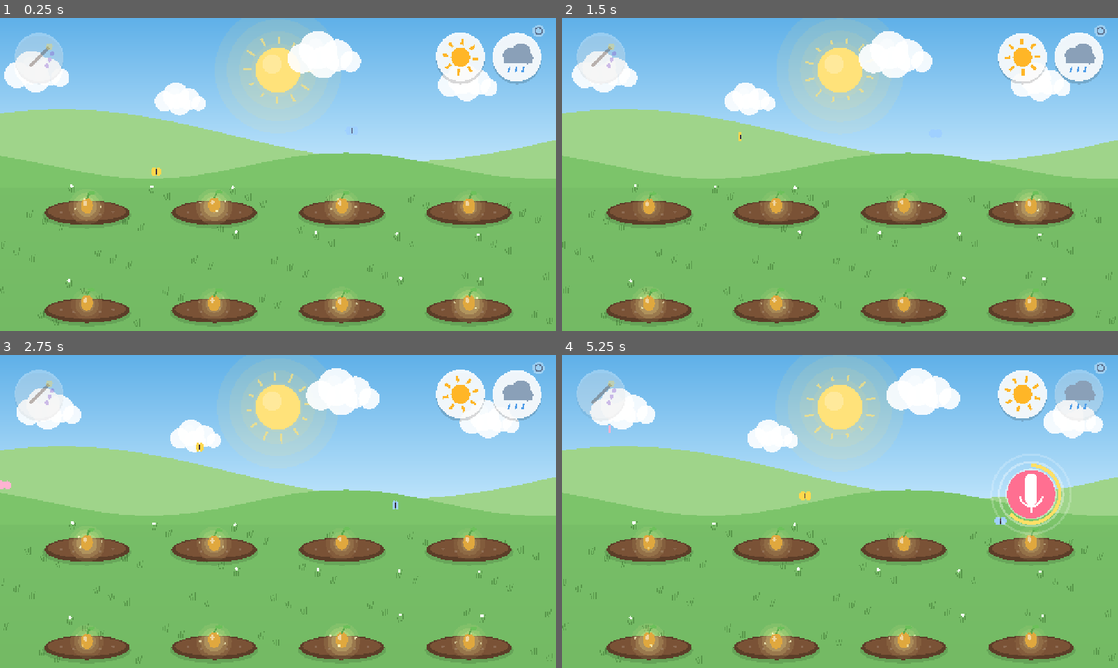
Above: before the commit, frames 1-4 (two rows, left to right).
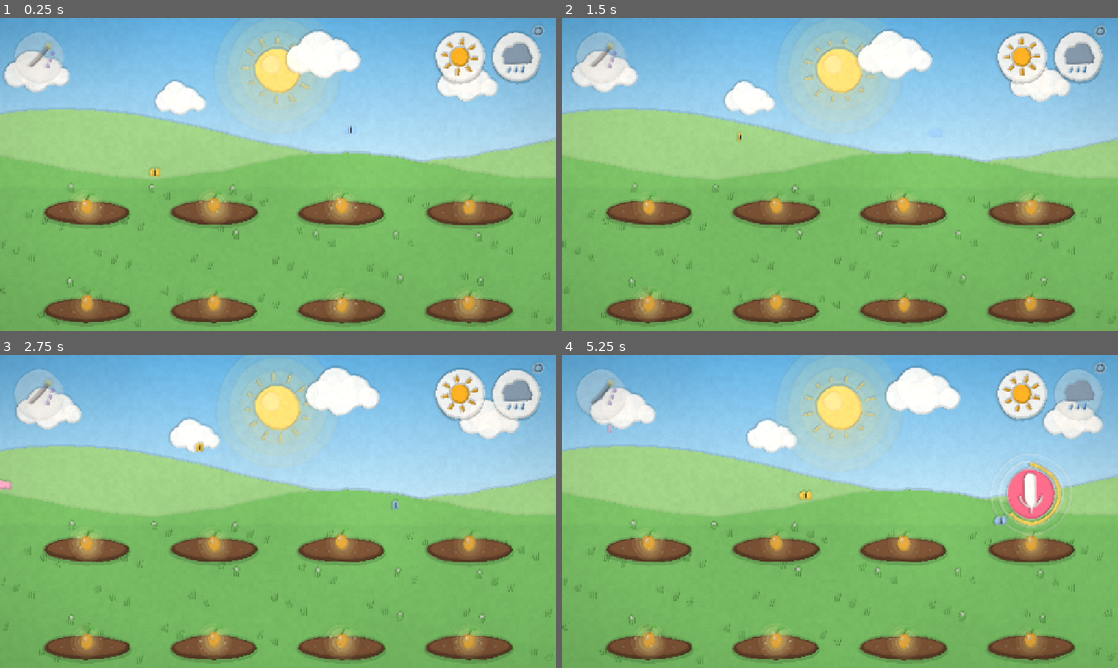
Above: after the commit, the same moments.

Repository: pinkysworld/Summgarten
Game: Godot game, scene res://scenes/main.tscn
Two runs of this game, one before a commit and one after it. Both use one fixed random seed, a clock stepped at 60 frames per second and the inputs below.
Inputs (mouse positions are in pixels of both pictures, inside the frame that each line leads up to):
- Up to frame 1 (0.25 s): no input
- Up to frame 2 (1.5 s): move the mouse to (962, 158) at 0.52 s; click (962, 158) at 0.67 s; move the mouse to (728, 190) at 1.27 s; click (728, 190) at 1.42 s
- Up to frame 3 (2.75 s): move the mouse to (333, 442) at 2.02 s; click (333, 442) at 2.17 s
- Up to frame 4 (5.25 s): move the mouse to (812, 574) at 2.77 s; click (812, 574) at 2.92 s; move the mouse to (1006, 558) at 3.52 s; click (1006, 558) at 3.67 s; move the mouse to (673, 464) at 4.27 s; click (673, 464) at 4.42 s; move the mouse to (867, 511) at 5.02 s; click (867, 511) at 5.17 s

The runs differ from the first frame. In frame 1, 6.2% of the frame differs, in the area x 0-100%, y 0-99%; in frame 2, 6.2%; in frame 3, 6.3%; in frame 4, 6.9%.

Commit message:
1.3: Persönlichkeit, Papier-Shader, Geräuschkulisse, Konzert-Export und Tageslänge im Elternbereich

Diff:
--- a/project.godot
+++ b/project.godot
@@ -5,7 +5,7 @@
 
 config/name="Klanggarten"
 config/description="Dein Kind komponiert mit seiner eigenen Stimme."
-config/version="1.2.0"
+config/version="1.3.0"
 run/main_scene="res://scenes/main.tscn"
 config/features=PackedStringArray("4.7", "GL Compatibility")
 boot_splash/bg_color=Color(0.53, 0.78, 0.93, 1)
--- a/scripts/audio.gd
+++ b/scripts/audio.gd
@@ -13,6 +13,9 @@
 var _next := 0
 var _music: Array[AudioStreamPlayer] = []
 var _next_music := 0
+var _ambient: Array[AudioStreamPlayer] = []
+var _next_amb := 0
+var _rain: AudioStreamPlayer
 var _buffer := PackedFloat32Array()
 
 
@@ -47,6 +50,24 @@
 		mp.bus = "Music"
 		add_child(mp)
 		_music.append(mp)
+
+	var amb := AudioServer.bus_count
+	AudioServer.add_bus(amb)
+	AudioServer.set_bus_name(amb, "Ambient")
+	AudioServer.set_bus_send(amb, "Master")
+	AudioServer.set_bus_volume_db(amb, -14.0)
+	for i in 3:
+		var ap := AudioStreamPlayer.new()
+		ap.bus = "Ambient"
+		add_child(ap)
+		_ambient.append(ap)
+	_rain = AudioStreamPlayer.new()
+	_rain.bus = "Ambient"
+	var rain_wav := SoundLab.make_wav(SoundLab.ambient(2), 22050)
+	rain_wav.loop_mode = AudioStreamWAV.LOOP_FORWARD
+	rain_wav.loop_end = rain_wav.data.size() / 2
+	_rain.stream = rain_wav
+	add_child(_rain)
 
 	_mic_player = AudioStreamPlayer.new()
 	_mic_player.stream = AudioStreamMicrophone.new()
@@ -118,3 +139,19 @@
 	p.volume_db = volume_db
 	p.pitch_scale = pow(2.0, shift / 12.0)
 	p.play()
+
+
+func play_ambient(stream: AudioStream, pitch := 1.0, volume_db := 0.0) -> void:
+	var p := _ambient[_next_amb]
+	_next_amb = (_next_amb + 1) % _ambient.size()
+	p.stream = stream
+	p.pitch_scale = pitch
+	p.volume_db = volume_db
+	p.play()
+
+
+func set_rain(on: bool) -> void:
+	if on and not _rain.playing:
+		_rain.play()
+	elif not on:
+		_rain.stop()
--- a/scripts/creature.gd
+++ b/scripts/creature.gd
@@ -16,7 +16,15 @@
 var stream: AudioStream
 var freq := 261.63
 
+signal sang(who: Node2D)
+
 var grow := 0.0
+var _look := Vector2.ZERO ## where the eyes point, -1..1
+var _look_target := Vector2.ZERO
+var _look_hold := 0.0
+var _blink := 0.0
+var _next_blink := randf_range(1.5, 4.5)
+var _bob := 0.0
 var bow_amt := 0.0
 var hop := 0.0
 var sing_amp := 0.0
@@ -45,6 +53,7 @@
 
 func sing(shift: float) -> void:
 	Audio.play(stream, freq, shift)
+	sang.emit(self)
 	var tw := create_tween()
 	tw.tween_property(self, "sing_amp", 1.0, 0.08)
 	tw.tween_property(self, "sing_amp", 0.0, 0.6).set_trans(Tween.TRANS_SINE)
@@ -67,6 +76,17 @@
 	tw.tween_property(self, "hop", 0.0, 0.25).set_ease(Tween.EASE_IN).set_trans(Tween.TRANS_QUAD)
 
 
+## A neighbour sang: look at it and bob along a little.
+func notice(from: Vector2) -> void:
+	if sleeping:
+		return
+	_look_target = (from - global_position).normalized()
+	_look_hold = 1.6
+	var tw := create_tween()
+	tw.tween_property(self, "_bob", 1.0, 0.12)
+	tw.tween_property(self, "_bob", 0.0, 0.3)
+
+
 func radius() -> float:
 	return 80.0 * SIZES[loud]
 
@@ -74,6 +94,18 @@
 func _process(delta: float) -> void:
 	_t += delta
 	_sleep_blend = move_toward(_sleep_blend, 1.0 if sleeping else 0.0, delta * 0.7)
+	_look_hold -= delta
+	if _look_hold <= 0.0:
+		_look_target = Vector2.ZERO
+		if randf() < delta * 0.3:
+			_look_target = Vector2(randf_range(-1, 1), randf_range(-0.5, 0.5))
+			_look_hold = randf_range(0.8, 2.0)
+	_look = _look.lerp(_look_target, minf(1.0, delta * 8.0))
+	_next_blink -= delta
+	if _next_blink <= 0.0:
+		_blink = 1.0
+		_next_blink = randf_range(2.0, 5.0)
+	_blink = maxf(0.0, _blink - delta * 7.0)
 	for n in _notes:
 		n[2] += delta
 		if n[2] > 0.0:
@@ -100,8 +132,8 @@
 	draw_colored_polygon(sh, Color(0, 0, 0, 0.18))
 	var sway := sin(_t * (0.6 if sleeping else 1.6)) * 0.05 * (1.0 - _sleep_blend * 0.7)
 	var squash := 1.0 + 0.18 * sing_amp
-	var lean := sway + bow_amt * 0.45
-	draw_set_transform(Vector2(0, -hop * 40.0), lean, Vector2(s / sqrt(squash), s * squash * (1.0 - bow_amt * 0.12)))
+	var lean := sway + bow_amt * 0.45 + _look.x * 0.06
+	draw_set_transform(Vector2(0, -hop * 40.0 - _bob * 8.0), lean, Vector2(s / sqrt(squash), s * squash * (1.0 - bow_amt * 0.12)))
 	var col: Color = COLORS[pitch][loud]
 	col = col.lerp(Color("4a4f7a"), _sleep_blend * 0.45)
 	match pitch:
@@ -213,11 +245,12 @@
 	var eye_dx := 14.0 * k
 	for side in [-1, 1]:
 		var e := c + Vector2(side * eye_dx, -6 * k)
-		if _sleep_blend > 0.5:
+		if _sleep_blend > 0.5 or _blink > 0.3:
 			draw_arc(e, 6 * k, 0.2, PI - 0.2, 8, ink, 3.0)
 		else:
 			draw_circle(e, 8 * k, Color.WHITE)
-			draw_circle(e + Vector2(0, 1), 4.5 * k, ink)
+			draw_circle(e + Vector2(0, 1) + _look * 3.0 * k, 4.5 * k, ink)
+			draw_circle(e + Vector2(-1.5, -1.5) * k + _look * 3.0 * k, 1.6 * k, Color.WHITE)
 	draw_circle(c + Vector2(-22 * k, 6 * k), 5 * k, Color(1, 0.5, 0.6, 0.5))
 	draw_circle(c + Vector2(22 * k, 6 * k), 5 * k, Color(1, 0.5, 0.6, 0.5))
 	var m := c + Vector2(0, 10 * k)
--- a/scripts/main.gd
+++ b/scripts/main.gd
@@ -5,7 +5,6 @@
 const ParentPanel := preload("res://scripts/parent_panel.gd")
 
 const SAVE_PATH := "user://garden.json"
-const DAY_LENGTH := 360.0 # seconds until the garden falls asleep
 const BED_POSITIONS := [
 	Vector2(200, 440), Vector2(493, 440), Vector2(787, 440), Vector2(1080, 440),
 	Vector2(200, 665), Vector2(493, 665), Vector2(787, 665), Vector2(1080, 665),
@@ -24,7 +23,7 @@
 var day_time := 0.0
 var beds: Array = [] ## creature node or null per bed
 var bed_data: Array = [] ## saved description per bed or null
-var settings := {"mic": true, "volume": 0.8}
+var settings := {"mic": true, "volume": 0.8, "day_minutes": 6}
 
 var _rec_bed := -1
 var _rec_time := 0.0
@@ -37,6 +36,10 @@
 var _bass: AudioStreamWAV
 var _pluck: AudioStreamWAV
 var _plop: AudioStreamWAV
+var _bird: AudioStreamWAV
+var _cricket: AudioStreamWAV
+var _yawn: AudioStreamWAV
+var _amb_timer := 3.0
 var _presses := {} ## button centre -> time pressed
 var _confetti: Array = [] ## [pos, vel, age, color, spin]
 var _overlay := Node2D.new()
@@ -50,7 +53,20 @@
 		_rain.append(Vector2(randf() * 1400 - 60, randf() * 760))
 	_bass = SoundLab.make_wav(SoundLab.instrument(0, SoundLab.BASE_FREQ / 2.0), 22050)
 	_pluck = SoundLab.make_wav(SoundLab.instrument(1, SoundLab.BASE_FREQ * 2.0), 22050)
+	_bird = SoundLab.make_wav(SoundLab.ambient(0), 22050)
+	_cricket = SoundLab.make_wav(SoundLab.ambient(1), 22050)
+	_yawn = SoundLab.make_wav(SoundLab.ambient(3), 22050)
 	_plop = SoundLab.make_wav(SoundLab.instrument(2, 520.0), 22050)
+	var paper := CanvasLayer.new()
+	paper.layer = 5
+	var rect := ColorRect.new()
+	rect.set_anchors_preset(Control.PRESET_FULL_RECT)
+	rect.mouse_filter = Control.MOUSE_FILTER_IGNORE
+	var mat := ShaderMaterial.new()
+	mat.shader = load("res://shaders/paper.gdshader")
+	rect.material = mat
+	paper.add_child(rect)
+	add_child(paper)
 	_overlay.z_index = 10
 	_overlay.draw.connect(_draw_overlay)
 	add_child(_overlay)
@@ -160,6 +176,7 @@
 	c.setup(pitch, loud, wav, freq)
 	add_child(c)
 	beds[i] = c
+	c.sang.connect(_on_sang)
 	if fresh:
 		c.grow_in()
 		get_tree().create_timer(0.9).timeout.connect(func(): if is_instance_valid(c): c.sing(_shift()))
@@ -222,6 +239,89 @@
 			_confetti.append([origin, Vector2(cos(a), sin(a)) * randf_range(140, 260), -burst * 0.25, cols[(i + burst) % cols.size()], randf() * TAU])
 
 
+## Seconds until the garden falls asleep (parents choose 4, 6 or 10 minutes).
+func day_length() -> float:
+	return float(settings.get("day_minutes", 6)) * 60.0
+
+
+## Renders the garden concert (melody, pairs, finale, soft bass) to a WAV in
+## the user's Documents folder. Returns the path, or "" if nothing to render.
+func export_concert() -> String:
+	var singers := beds.filter(func(c): return c != null)
+	if singers.is_empty():
+		return ""
+	var rate := 22050
+	var beat := 60.0 / _bpm()
+	var events := [] # [creature, start_seconds]
+	var t := 0.5
+	for c in singers:
+		events.append([c, t])
+		t += beat
+	for k in range(0, singers.size(), 2):
+		for c in singers.slice(k, k + 2):
+			events.append([c, t])
+		t += beat
+	for c in singers:
+		events.append([c, t])
+	var total := t + 2.5
+	var mix := PackedFloat32Array()
+	mix.resize(int(total * rate))
+	for e in events:
+		var c = e[0]
+		var src := _wav_to_floats(c.stream)
+		var step: float = SoundLab.pitch_scale_for(c.freq, _shift()) * float(c.stream.mix_rate) / rate
+		var start := int(float(e[1]) * rate)
+		var j := 0.0
+		var o := start
+		while int(j) < src.size() - 1 and o < mix.size():
+			var a := int(j)
+			mix[o] += lerpf(src[a], src[a + 1], j - a) * 0.6
+			j += step
+			o += 1
+	var bass := SoundLab.instrument(0, SoundLab.BASE_FREQ / 2.0 * pow(2.0, _shift() / 12.0))
+	var roots := [0.0, -3.0, 0.0, -5.0]
+	var bt := 0.5
+	var bar := 0
+	while bt < t + 1.0:
+		var ratio := pow(2.0, float(roots[bar % 4]) / 12.0)
+		var start := int(bt * rate)
+		var j := 0.0
+		var o := start
+		while int(j) < bass.size() - 1 and o < mix.size():
+			mix[o] += bass[int(j)] * 0.25
+			j += ratio
+			o += 1
+		bt += beat * 2.0
+		bar += 1
+	var peak := 0.0
+	for v in mix:
+		peak = maxf(peak, absf(v))
+	if peak > 0.95:
+		for i in mix.size():
+			mix[i] *= 0.95 / peak
+	var stamp := Time.get_datetime_string_from_system().replace(":", "-").replace("T", "_")
+	var dir := OS.get_system_dir(OS.SYSTEM_DIR_DOCUMENTS)
+	if dir.is_empty():
+		dir = OS.get_user_data_dir()
+	var path := dir.path_join("Klanggarten-Konzert-%s.wav" % stamp)
+	var err := SoundLab.make_wav(mix, rate).save_to_wav(path)
+	return path if err == OK else ""
+
+
+func _wav_to_floats(w: AudioStreamWAV) -> PackedFloat32Array:
+	var out := PackedFloat32Array()
+	out.resize(w.data.size() / 2)
+	for i in out.size():
+		out[i] = w.data.decode_s16(i * 2) / 32768.0
+	return out
+
+
+func _on_sang(who: Node2D) -> void:
+	for c in beds:
+		if c and c != who:
+			c.notice(who.global_position)
+
+
 func _set_weather(w: Weather) -> void:
 	weather = w
 	for c in beds:
@@ -254,9 +354,13 @@
 		_rec_bed = -1
 	state = State.NIGHT
 	weather = Weather.NONE
+	var delay := 0.3
 	for c in beds:
 		if c:
 			c.sleeping = true
+			var pitch := randf_range(0.8, 1.4)
+			get_tree().create_timer(delay).timeout.connect(func(): Audio.play_ambient(_yawn, pitch, 6.0))
+			delay += 0.7
 
 
 func _wake_up() -> void:
@@ -274,9 +378,10 @@
 	_t += delta
 	if state != State.NIGHT:
 		day_time += delta
-		if day_time >= DAY_LENGTH and state == State.DAY:
+		if day_time >= day_length() and state == State.DAY:
 			_go_to_sleep()
 	_tick_music(delta)
+	_tick_ambience(delta)
 	for cf in _confetti:
 		cf[2] += delta
 		if cf[2] > 0.0:
@@ -298,6 +403,23 @@
 	_overlay.queue_redraw()
 
 
+func _tick_ambience(delta: float) -> void:
+	Audio.set_rain(weather == Weather.RAIN and state != State.RECORDING)
+	if state == State.RECORDING:
+		return
+	_amb_timer -= delta
+	if _amb_timer > 0.0:
+		return
+	if state == State.NIGHT:
+		Audio.play_ambient(_cricket, randf_range(0.9, 1.1), randf_range(-6.0, 0.0))
+		_amb_timer = randf_range(1.2, 3.0)
+	elif weather != Weather.RAIN and _evening() < 0.6:
+		Audio.play_ambient(_bird, randf_range(0.8, 1.3), randf_range(-8.0, -2.0))
+		_amb_timer = randf_range(4.0, 10.0)
+	else:
+		_amb_timer = 2.0
+
+
 ## Gentle accompaniment: bass on 1 and 3, music-box notes on the off-beats.
 ## Quiet while recording so the child can hear itself; silent at night.
 func _tick_music(delta: float) -> void:
@@ -324,7 +446,7 @@
 func _evening() -> float:
 	if state == State.NIGHT:
 		return 1.0
-	return clampf((day_time - DAY_LENGTH * 0.8) / (DAY_LENGTH * 0.2), 0.0, 1.0)
+	return clampf((day_time - day_length() * 0.8) / (day_length() * 0.2), 0.0, 1.0)
 
 
 func _draw() -> void:
@@ -565,6 +687,7 @@
 	_panel.changed.connect(_on_settings_changed)
 	_panel.delete_recordings.connect(_delete_recordings)
 	_panel.clear_garden.connect(_clear_garden)
+	_panel.exporter = export_concert
 	_panel.tree_exited.connect(func(): _panel = null)
 	add_child(_panel)
 
--- a/scripts/parent_panel.gd
+++ b/scripts/parent_panel.gd
@@ -6,6 +6,7 @@
 signal clear_garden
 
 var settings := {}
+var exporter: Callable ## returns the saved file path or ""
 var _box: VBoxContainer
 var _answer := 0
 
@@ -24,11 +25,11 @@
 	var style := StyleBoxFlat.new()
 	style.bg_color = Color("fbf7ee")
 	style.set_corner_radius_all(18)
-	style.set_content_margin_all(28)
+	style.set_content_margin_all(22)
 	panel.add_theme_stylebox_override("panel", style)
 	center.add_child(panel)
 	_box = VBoxContainer.new()
-	_box.add_theme_constant_override("separation", 14)
+	_box.add_theme_constant_override("separation", 8)
 	panel.add_child(_box)
 	_show_gate()
 
@@ -52,8 +53,8 @@
 func _button(text: String, cb: Callable) -> Button:
 	var b := Button.new()
 	b.text = text
-	b.custom_minimum_size = Vector2(0, 52)
-	b.add_theme_font_size_override("font_size", 22)
+	b.custom_minimum_size = Vector2(0, 44)
+	b.add_theme_font_size_override("font_size", 20)
 	b.pressed.connect(cb)
 	_box.add_child(b)
 	return b
@@ -92,7 +93,9 @@
 
 	var mic := CheckButton.new()
 	mic.text = "Mikrofon verwenden"
-	mic.add_theme_font_size_override("font_size", 22)
+	mic.add_theme_font_size_override("font_size", 20)
+	for state in ["font_color", "font_pressed_color", "font_hover_color", "font_hover_pressed_color", "font_focus_color"]:
+		mic.add_theme_color_override(state, Color("2b2340"))
 	mic.button_pressed = settings.mic
 	mic.toggled.connect(func(on):
 		settings.mic = on
@@ -100,7 +103,7 @@
 	_box.add_child(mic)
 	_label("Ohne Mikrofon wachsen Wesen mit eingebauten Klängen.", 16)
 
-	_label("Lautstärke", 20)
+	_label("Lautstärke", 18)
 	var vol := HSlider.new()
 	vol.min_value = 0.0
 	vol.max_value = 1.0
@@ -111,6 +114,26 @@
 		settings.volume = v
 		changed.emit(settings))
 	_box.add_child(vol)
+
+	_label("Der Garten schläft ein nach", 18)
+	var day := OptionButton.new()
+	day.add_theme_font_size_override("font_size", 20)
+	for m in [4, 6, 10]:
+		day.add_item("%d Minuten" % m, m)
+	day.select([4, 6, 10].find(int(settings.get("day_minutes", 6))))
+	day.item_selected.connect(func(idx):
+		settings.day_minutes = day.get_item_id(idx)
+		changed.emit(settings))
+	_box.add_child(day)
+
+	var exp := _button("Konzert als Audiodatei speichern", func(): pass)
+	var exp_info := _label("", 15)
+	exp.pressed.connect(func():
+		var path: String = exporter.call() if exporter.is_valid() else ""
+		if path.is_empty():
+			exp_info.text = "Noch keine Wesen im Garten."
+		else:
+			exp_info.text = "Gespeichert: " + path)
 
 	var del := _button("Alle Aufnahmen löschen", func(): pass)
 	del.pressed.connect(func():
@@ -130,5 +153,5 @@
 			clr.text = "Wirklich den ganzen Garten leeren?")
 
 	_label("Aufnahmen bleiben nur auf diesem Gerät. Kein Upload, keine Werbung, keine Analyse.", 15)
-	_label("Klanggarten %s" % ProjectSettings.get_setting("application/config/version"), 14)
+	_label("Klanggarten %s" % ProjectSettings.get_setting("application/config/version"), 12)
 	_button("Zurück zum Garten", queue_free)
--- a/scripts/sound_lab.gd
+++ b/scripts/sound_lab.gd
@@ -239,3 +239,52 @@
 				v = sin(phase) * minf(1.0, t / 0.002) * exp(-t * 25.0) * 0.7
 		out[i] = v
 	return out
+
+
+## Ambience: 0 = bird chirp, 1 = cricket, 2 = rain (seamless loop), 3 = yawn.
+static func ambient(kind: int, rate: int = 22050, seed_value: int = 1) -> PackedFloat32Array:
+	var rng := RandomNumberGenerator.new()
+	rng.seed = seed_value
+	var length: float = [0.5, 0.6, 2.0, 1.3][kind]
+	var n := int(rate * length)
+	var out := PackedFloat32Array()
+	out.resize(n)
+	var phase := 0.0
+	var lp := 0.0
+	var lp2 := 0.0
+	for i in n:
+		var t := float(i) / rate
+		var v := 0.0
+		match kind:
+			0:
+				# two quick rising chirps
+				var local := fmod(t, 0.22)
+				var f := 2600.0 + 1800.0 * local / 0.22
+				phase += TAU * f / rate
+				v = sin(phase) * sin(PI * clampf(local / 0.16, 0.0, 1.0)) * (1.0 if t < 0.44 else 0.0) * 0.4
+			1:
+				# cricket: pulsed high tone
+				phase += TAU * 4200.0 / rate
+				var pulse := 1.0 if fmod(t, 0.05) < 0.025 else 0.0
+				v = sin(phase) * pulse * sin(PI * t / length) * 0.18
+			2:
+				# soft rain: low-passed noise, crossfaded ends for looping
+				lp = lerpf(lp, rng.randf_range(-1.0, 1.0), 0.25)
+				lp2 = lerpf(lp2, lp, 0.5)
+				v = lp2 * 0.5
+				if rng.randf() < 0.0015:
+					v += 0.4
+			3:
+				# yawn: falling "aah" with two formants
+				var f := lerpf(330.0, 170.0, t / length)
+				phase += TAU * f / rate
+				var env := sin(PI * t / length)
+				v = (sin(phase) * 0.6 + sin(phase * 3.0) * 0.25 + sin(phase * 5.0) * 0.1) * env * env * 0.5
+		out[i] = v
+	if kind == 2:
+		var xf := int(rate * 0.2)
+		for i in xf:
+			var w := float(i) / xf
+			out[i] = out[i] * w + out[n - xf + i] * (1.0 - w)
+		out.resize(n - xf)
+	return out
--- /dev/null
+++ b/shaders/paper.gdshader
@@ -0,0 +1,37 @@
+shader_type canvas_item;
+// Gives the procedural drawing a soft, painted-on-paper feel:
+// wobbly sampling, darker pigment edges, paper grain and a warm vignette.
+
+uniform sampler2D screen_tex : hint_screen_texture, filter_linear;
+uniform float strength = 1.0;
+
+float hash(vec2 p) { return fract(sin(dot(p, vec2(127.1, 311.7))) * 43758.5453); }
+float noise(vec2 p) {
+	vec2 i = floor(p); vec2 f = fract(p);
+	f = f * f * (3.0 - 2.0 * f);
+	return mix(mix(hash(i), hash(i + vec2(1, 0)), f.x), mix(hash(i + vec2(0, 1)), hash(i + vec2(1, 1)), f.x), f.y);
+}
+
+void fragment() {
+	vec2 px = SCREEN_PIXEL_SIZE;
+	vec2 uv = SCREEN_UV;
+	vec2 frag = uv / px;
+	// hand-drawn wobble
+	vec2 wob = vec2(noise(frag * 0.05), noise(frag * 0.05 + 17.0)) - 0.5;
+	uv += wob * px * 2.2 * strength;
+	vec3 c = texture(screen_tex, uv).rgb;
+	// pigment pooling at colour edges
+	vec3 cx = texture(screen_tex, uv + vec2(px.x * 2.0, 0)).rgb;
+	vec3 cy = texture(screen_tex, uv + vec2(0, px.y * 2.0)).rgb;
+	float edge = clamp(length(c - cx) + length(c - cy), 0.0, 1.0);
+	c *= 1.0 - edge * 0.22 * strength;
+	// paper grain and blotchy wash
+	float grain = noise(frag * 0.9) * 0.5 + noise(frag * 0.23) * 0.5;
+	float wash = noise(frag * 0.012);
+	c *= 1.0 + (grain - 0.5) * 0.07 * strength + (wash - 0.5) * 0.06 * strength;
+	c = mix(c, c * vec3(1.03, 1.0, 0.95), 0.5 * strength);
+	// warm vignette
+	float v = smoothstep(0.95, 0.35, length(SCREEN_UV - 0.5));
+	c *= mix(0.86, 1.0, v);
+	COLOR = vec4(c, 1.0);
+}
--- /dev/null
+++ b/tests/freeze_probe.gd
@@ -0,0 +1,12 @@
+extends Node
+func _ready() -> void:
+	var out: String = OS.get_cmdline_user_args()[0]
+	var main = load("res://scenes/main.tscn").instantiate()
+	get_tree().root.add_child.call_deferred(main)
+	for k in 8:
+		await get_tree().create_timer(2.0).timeout
+		await get_tree().process_frame
+		var img := get_viewport().get_texture().get_image()
+		img.save_png(out + "/f%d.png" % k)
+		print("FRAME ", k, " ", img.get_pixel(640, 120), " ", Engine.get_frames_drawn())
+	get_tree().quit()
--- /dev/null
+++ b/tests/freeze_probe.tscn
@@ -0,0 +1,6 @@
+[gd_scene format=3]
+
+[ext_resource type="Script" path="res://tests/freeze_probe.gd" id="1"]
+
+[node name="P" type="Node"]
+script = ExtResource("1")
--- a/tests/smoke.gd
+++ b/tests/smoke.gd
@@ -27,9 +27,16 @@
 	main._open_parent_gate()
 	await get_tree().create_timer(0.3).timeout
 	await _shot(out + "/parent_gate.png")
+	var wav_path: String = main.export_concert()
+	print("EXPORT ", wav_path, " ", FileAccess.get_file_as_bytes(wav_path).size() if wav_path else 0)
+	if wav_path:
+		DirAccess.remove_absolute(wav_path)
+	main._panel._show_settings()
+	await get_tree().create_timer(0.3).timeout
+	await _shot(out + "/parents.png")
 	main._panel.queue_free()
 	main.state = main.State.DAY
-	main.day_time = main.DAY_LENGTH
+	main.day_time = main.day_length()
 	await get_tree().create_timer(3.0).timeout
 	await _shot(out + "/night.png")
 	main._plant(3)
Not shown, changed: export_presets.cfg
Not shown, added: shaders/paper.gdshader.uid
Not shown, added: tests/freeze_probe.gd.uid
Not shown, changed: README.md
